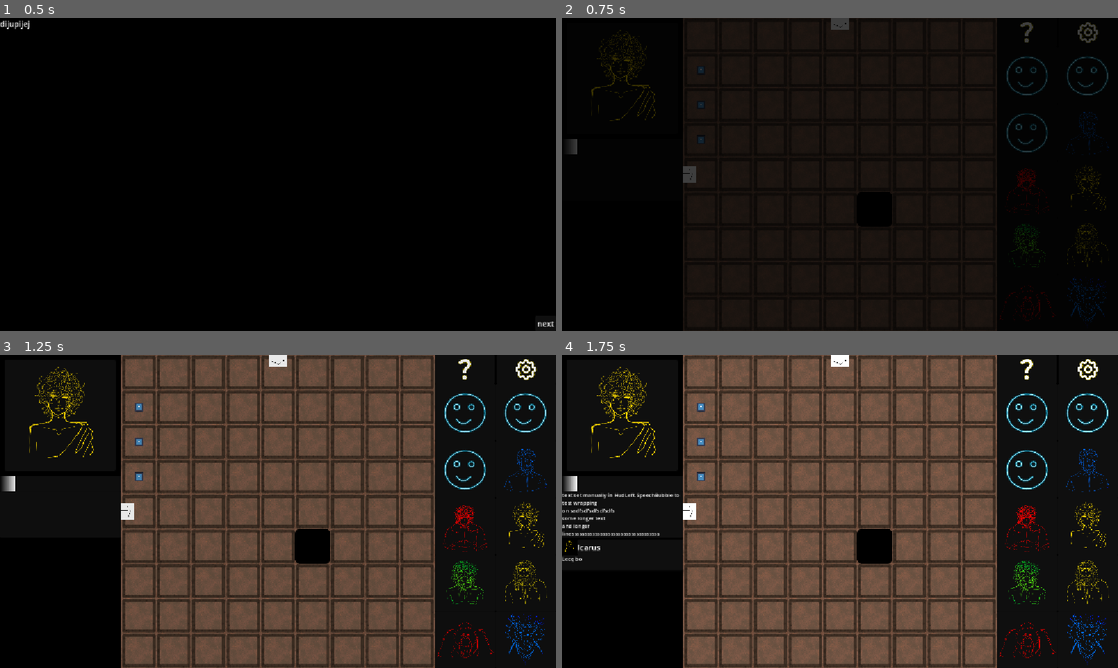
Above: before the commit, frames 1-4 (two rows, left to right).
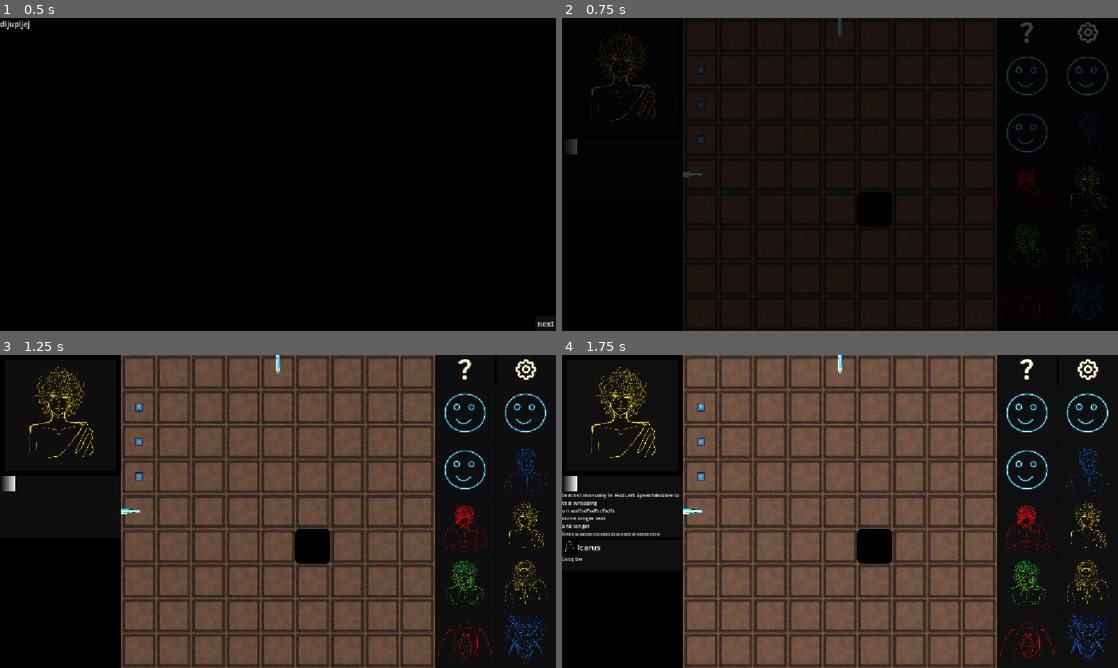
Above: after the commit, the same moments.

Repository: Wallted/ldjam-60
Game: Godot game, scene res://main.tscn
The game is run twice, just before and just after one commit, with the same random seed, the same clock (stepped at 60 frames per second) and the same inputs. The engine's default icon, where the game draws it, is replaced by a stand-in: a white triangle on a blue panel in a dark square.
Inputs (mouse positions are in pixels of both pictures, inside the frame that each line leads up to):
- Up to frame 1 (0.5 s): no input
- Up to frame 2 (0.75 s): click "next" at 0.5 s
- Up to frame 3 (1.25 s): no input
- Up to frame 4 (1.75 s): move the mouse to (962, 495) at 1.27 s; hold W from 1.28 s (still down); tap R (rotate) at 1.35 s; click (962, 495) at 1.42 s

Frame 1 is identical in both runs. In frame 2, 0.2% of the frame differs, in the area x 21-52%, y 0-53%; in frame 3, 0.3%; in frame 4, 0.3%.

Commit message:
door sprite

Diff:
--- a/game/tile.gd
+++ b/game/tile.gd
@@ -4,11 +4,12 @@
 signal path_hover(entered: bool, north_not_west: bool)
 
 const PATH_SEGMENT = preload("uid://cl1vkv2b6kioq")
+const PATH_DOOR: Texture2D = preload("uid://drtfmet3qy7g4")
 
-@export
-var has_energy: bool
-@export
-var door_texture: Texture2D
+#@export
+#var has_energy: bool
+#@export
+#var door_texture: Texture2D
 
 var coords: Vector2
 var local_coords: Vector2
@@ -58,11 +59,11 @@
 func enable_door(_side: Vector2) -> void:
 	is_inside_door = true
 	var door = Sprite2D.new()
-	door.scale *= 0.5
-	door.texture = door_texture
+	door.scale *= Vector2(1.0, 30.0/87.0)
+	door.texture = PATH_DOOR
 	door_orientation = -_side
-	door.rotate(PI/2.0 + door_orientation.angle())
-	door.position = _side * Vector2(128, 128) / 2.5
+	door.rotate(PI + door_orientation.angle())
+	door.position = _side * Vector2(128, 128)
 	add_child(door)
 
 func enable_gateway(_gateway: Gateway) -> void:
@@ -76,6 +77,7 @@
 	rock.modulate = Color.BLACK
 	rock.texture = _rock.texture
 	add_child(rock) # todo: switch to multimesh igfuess xfdas
+					# xDDD
 
 	for _child in get_children():
 		if _child is PathSegment:
--- a/game/tile.tscn
+++ b/game/tile.tscn
@@ -1,8 +1,6 @@
 [gd_scene format=3 uid="uid://dugjn7eemunam"]
 
 [ext_resource type="Script" uid="uid://cv65d2wydb8pp" path="res://game/tile.gd" id="1_7cios"]
-[ext_resource type="Texture2D" uid="uid://gqkasd3rhpw2" path="res://img/door.png" id="3_ifppd"]
 
 [node name="Tile" type="Node2D" unique_id=124722576]
 script = ExtResource("1_7cios")
-door_texture = ExtResource("3_ifppd")
Binary file added: img/path_door.png
Not shown, added: img/path_door.png.import
